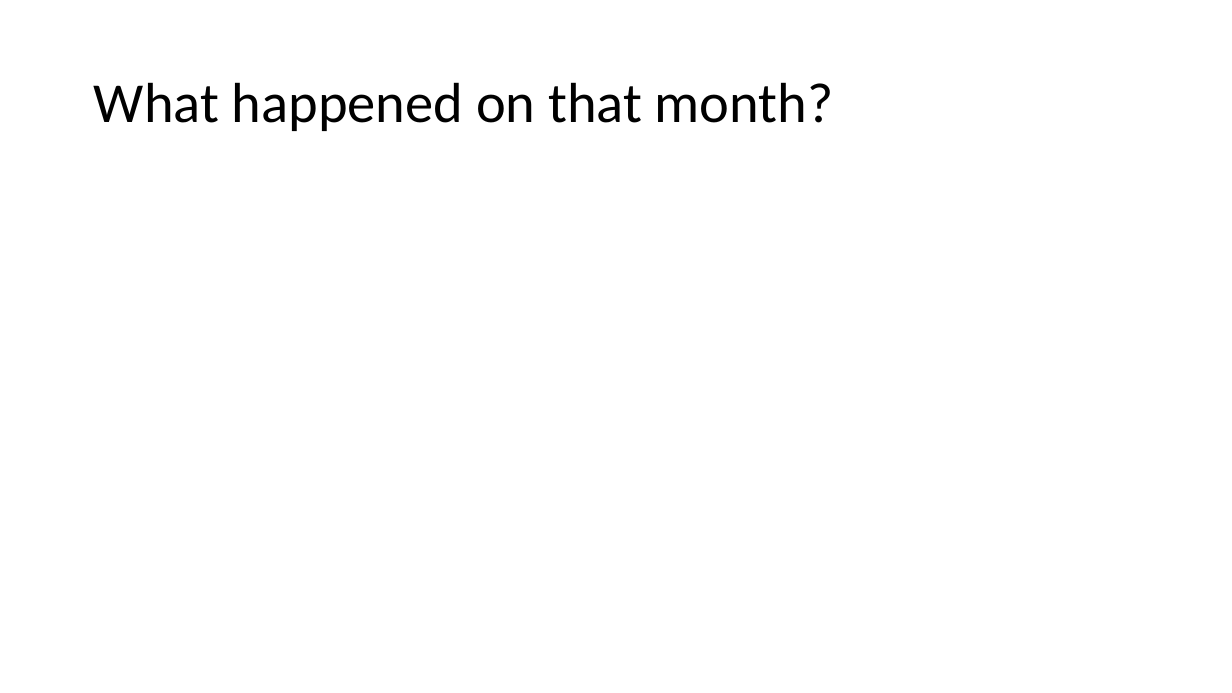
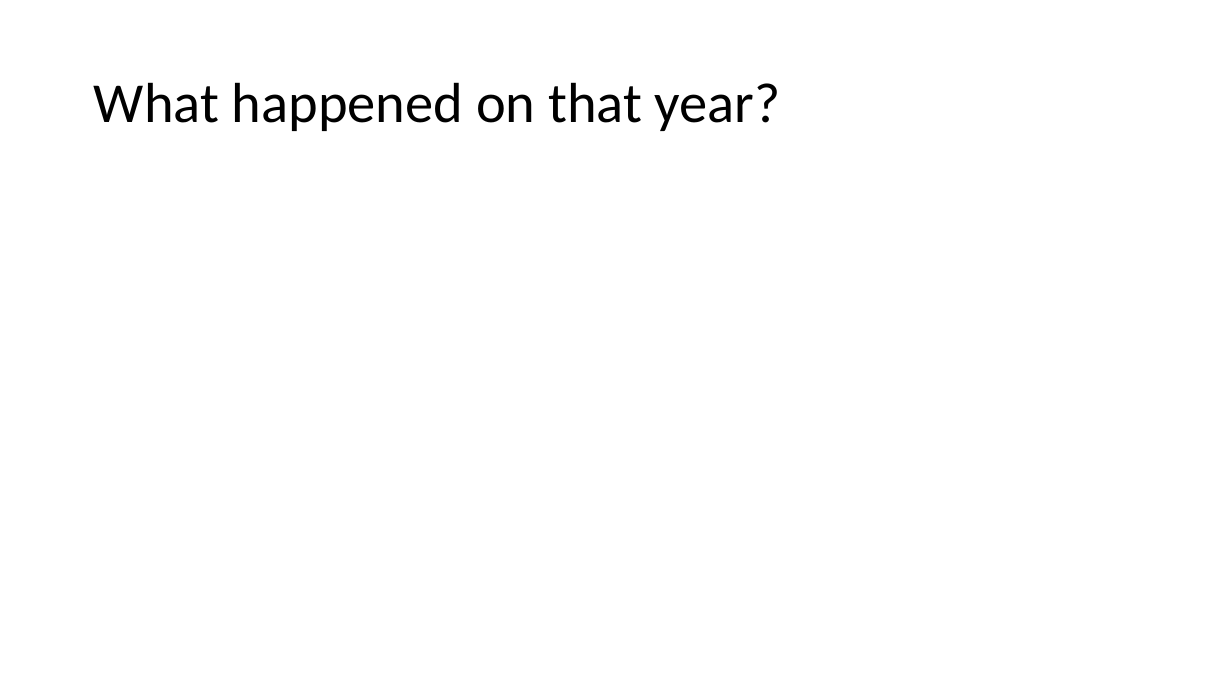
Before and after one commit to HadiSyahputraa/World-WIde-COVID, a slide deck: slide 20 of Final_Report.pptx (slide 18 before the commit). Drawn at 1232x693 pixels with LibreOffice and Linux fonts; fonts in the diff are those of the drawing. Boxes give left, top, right and bottom in pixels: in the first picture for what was removed or moved away, otherwise in the second. Text is boxed around its words. In the diff, an @@ line names an element or a change of style, - is before the commit and + after.

Commit message:
editing final report
adding few information regarding vaccination and details about what happened in a few year

```diff
--- a/Final_Report.pptx
+++ b/Final_Report.pptx
@@ title at box(94, 82, 781, 131): text changed @@
-What happened on that month?
+What happened on that year?
```
Also in this commit, not shown: 6 other slides changed, 3 slides added, 1 slide removed, 1 other file.
